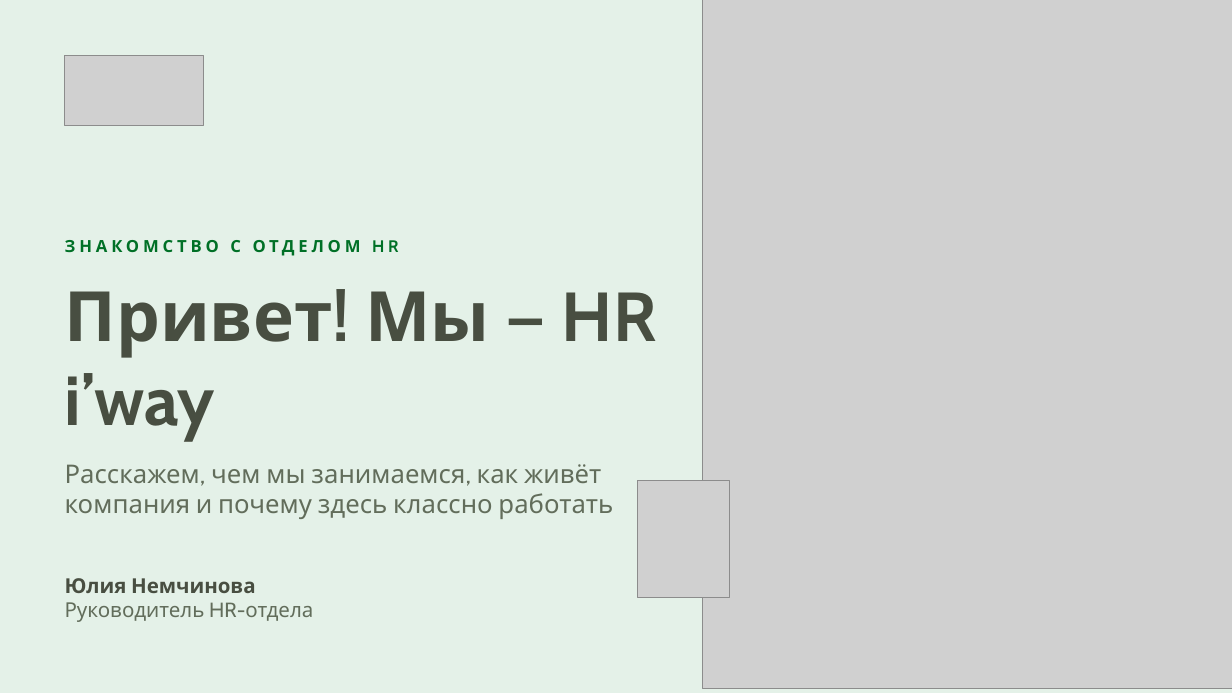
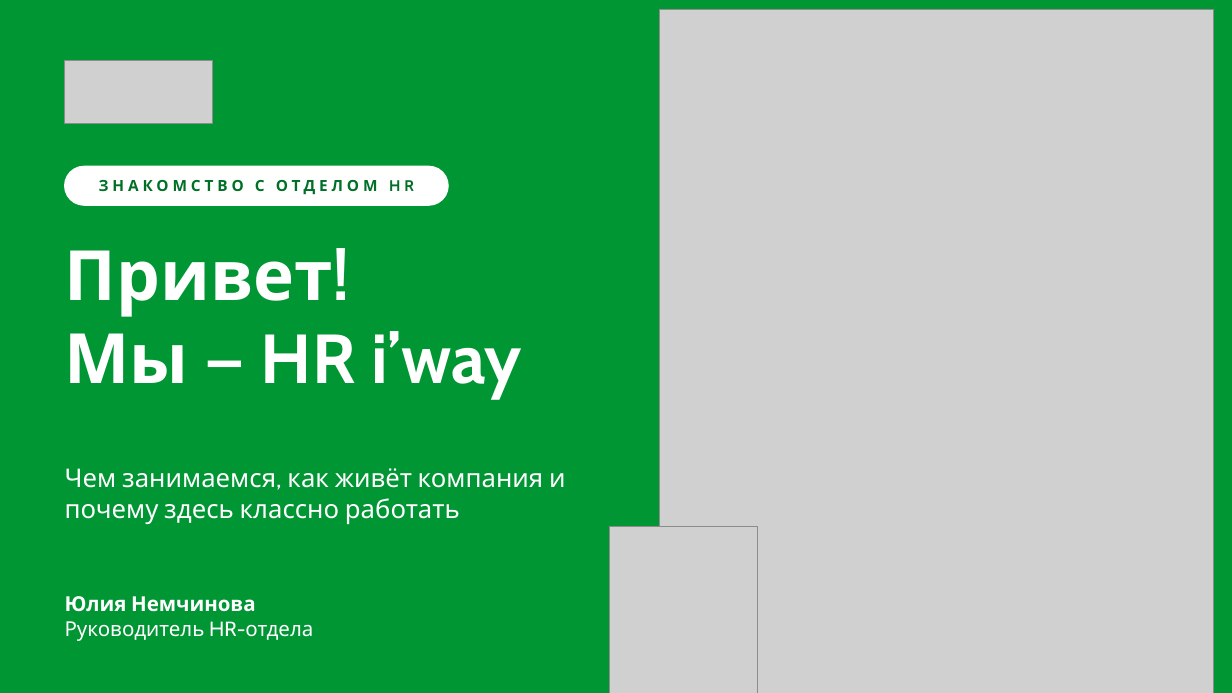
Before and after one commit to hriwayhr/HR-projects, a slide deck: slide 1 of presentations/HR-iway-onboarding-2026.pptx. Drawn at 1232x693 pixels with LibreOffice and Linux fonts; fonts in the diff are those of the drawing; grey boxes stand for pictures. Boxes give left, top, right and bottom in pixels: in the first picture for what was removed or moved away, otherwise in the second. Text is boxed around its words. In the diff, an @@ line names an element or a change of style, - is before the commit and + after.

```diff
--- a/presentations/HR-iway-onboarding-2026.pptx
+++ b/presentations/HR-iway-onboarding-2026.pptx
@@ background #E4F1E8 to #009634 @@
@@ picture: place and size @@
-picture at [702,0,1232,689]
+picture at [659,9,1214,693]
@@ picture: place and size @@
-picture at [65,55,203,126]
+picture at [65,60,213,124]
@@ text "ЗНАКОМСТВО С ОТДЕЛОМ HR": place and size @@
-text "ЗНАКОМСТВО С ОТДЕЛОМ HR" at [230,240,399,252]
+text "ЗНАКОМСТВО С ОТДЕЛОМ HR" at [99,180,414,195]
@@ text "ЗНАКОМСТВО С ОТДЕЛОМ HR" at [99,180,414,195]: size 13 to 12 pt; alignment left to centre; vertical alignment top to middle @@
@@ rounded rectangle added at [65,166,448,205], fill #FFFFFF, outline #FFFFFF 1 pt @@
@@ title at [65,250,521,399]: text changed; text colour #484E41 to #FFFFFF @@
-Привет! Мы — HR i’way
+Привет!
+Мы — HR i’way
@@ text at [65,468,566,524]: text changed; text colour #626D5B to #FFFFFF @@
-Расскажем, чем мы занимаемся, как живёт компания и почему здесь классно работать
+Чем занимаемся, как живёт компания и почему здесь классно работать
@@ picture: place and size @@
-picture at [638,481,730,598]
+picture at [610,527,758,693]
@@ text "Юлия Немчинова": place and size @@
-text "Юлия Немчинова" at [65,578,313,622]
+text "Юлия Немчинова" at [65,596,313,641]
@@ text "Юлия Немчинова" at [65,596,313,641]: text colour #484E41 to #FFFFFF in "Юлия Немчинова"; text colour #626D5B to #FFFFFF in "Руководитель HR-отдела" @@
```
Also in this commit, not shown: 27 other slides changed, 4 other files.
